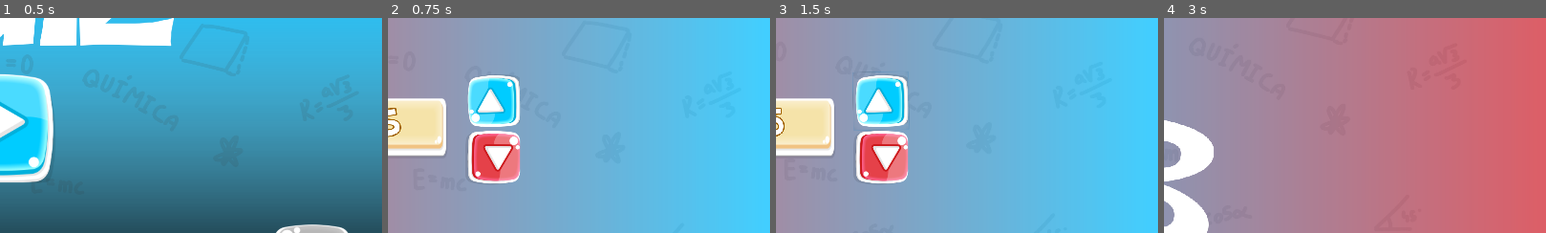
Above: before the commit, frames 1-4 (left to right).
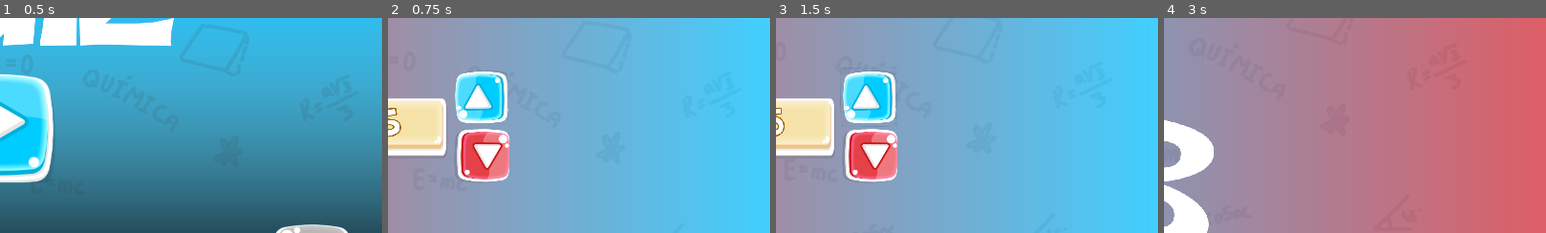
Above: after the commit, the same moments.

Repository: LabirasIFPI/Quiz-SKAR
Game: Godot game, scene res://Cenas/Menu.tscn
Same seed, same stepped clock (60 frames per second), same inputs: the game is played once before the commit and once after it. Sound files missing from this copy of the repository are replaced by a short silence.
Inputs (mouse positions are % of the whole screen's width and height, from its top left; square brackets give the same spot before the commit, where the layout moved):
- Up to frame 1 (0.5 s): no input
- Up to frame 2 (0.75 s): click (50, 50) at 0.5 s
- Up to frame 3 (1.5 s): click (62, 43) [64, 44] at 1.25 s
- Up to frame 4 (3 s): click (62, 57) [64, 57] at 2 s; click "pass" at 2.75 s
The pictures show only the part of the screen within x 50-100%, y 25-75%; the shares and areas given below are measured in that part.

Frame 1 is identical in both runs. In frame 2, 7.1% of the frame differs, in the area x 17-35%, y 24-77%; in frame 3, 7.1%, in the area x 16-35%, y 23-77%; in frame 4, nothing differs.

Commit message:
Está  funcionado 100% pelos botoes do circuito via wifi

Diff:
--- /dev/null
+++ b/Cenas/Importante.tscn
@@ -0,0 +1,5 @@
+[gd_scene format=2]
+
+[node name="Importante" type="Control"]
+anchor_right = 1.0
+anchor_bottom = 1.0
--- a/Cenas/Information.tscn
+++ b/Cenas/Information.tscn
@@ -66,21 +66,23 @@
 [node name="upDownInfo" type="CanvasLayer" parent="."]
 
 [node name="up" type="Button" parent="upDownInfo"]
-margin_left = 1154.69
-margin_top = 549.49
-margin_right = 1301.69
-margin_bottom = 690.49
+margin_left = 1118.84
+margin_top = 394.254
+margin_right = 1266.84
+margin_bottom = 536.254
 rect_rotation = -91.0214
+rect_pivot_offset = Vector2( 74, 71 )
 icon = ExtResource( 7 )
 flat = true
 expand_icon = true
 
 [node name="down" type="Button" parent="upDownInfo"]
-margin_left = 1298.69
-margin_top = 542.49
-margin_right = 1448.69
-margin_bottom = 693.49
+margin_left = 1120.84
+margin_top = 537.254
+margin_right = 1270.84
+margin_bottom = 687.254
 rect_rotation = 90.649
+rect_pivot_offset = Vector2( 75, 75 )
 icon = ExtResource( 4 )
 flat = true
 expand_icon = true
--- a/Cenas/QuizMain.tscn
+++ b/Cenas/QuizMain.tscn
@@ -33,6 +33,12 @@
 outline_size = 3
 outline_color = Color( 0, 0, 0, 1 )
 font_data = ExtResource( 4 )
+
+[sub_resource type="DynamicFont" id=11]
+size = 48
+outline_size = 2
+outline_color = Color( 0, 0, 0, 1 )
+font_data = ExtResource( 2 )
 
 [sub_resource type="DynamicFont" id=10]
 size = 200
@@ -106,6 +112,15 @@
 custom_fonts/font = SubResource( 9 )
 text = "00:00"
 
+[node name="DebugLabel" type="Label" parent="CanvasLayer"]
+anchor_top = 1.0
+anchor_right = 1.0
+anchor_bottom = 1.0
+margin_left = 88.0
+margin_top = -92.0
+custom_fonts/font = SubResource( 11 )
+text = "aaaaaaaaaaaaaaaaaaaaaaaaaaaaaaaaaaaaaaa"
+
 [node name="next_fortime" type="Timer" parent="."]
 
 [node name="CanvasLayer2" type="CanvasLayer" parent="."]
--- a/Códigos/Information.gd
+++ b/Códigos/Information.gd
@@ -15,16 +15,23 @@
 		_label_info.percent_visible += .006;
 	$upDownInfo/inf.text = str(global.maxPoints)
 
+	$upDownInfo/down.rect_scale = $upDownInfo/down.rect_scale.move_toward(Vector2(1.0, 1.0), 0.05)
+	$upDownInfo/up.rect_scale = $upDownInfo/up.rect_scale.move_toward(Vector2(1.0, 1.0), 0.05)
+
 
 func _on_pass_pressed():
 	get_tree().change_scene("res://Cenas/Aviso.tscn")
 
 ## Adiciona um valor à barra
 func _on_up_pressed():
+	$upDownInfo/up.rect_scale.x = rand_range(0.75, 0.90);
+	$upDownInfo/up.rect_scale.y = rand_range(0.75, 0.90);
 	if global.maxPoints < 20:
 		global.maxPoints += 1;
 
 ## Retira um valor da barra
 func _on_down_pressed():
+	$upDownInfo/down.rect_scale.x = rand_range(0.75, 0.90);
+	$upDownInfo/down.rect_scale.y = rand_range(0.75, 0.90);
 	if global.maxPoints > 5:
 		global.maxPoints -= 1;
--- a/Códigos/QuizMain.gd
+++ b/Códigos/QuizMain.gd
@@ -60,8 +60,11 @@
 
 func _ready() -> void:
 	# Direciona os sinais > saber que alguem apertou
-	WebSocket.connect("azul", self, "someoneIn")
-	WebSocket.connect("vermelho", self, "someoneIn")
+	WebSocket.connect("azul", self, "blueIn")
+	WebSocket.connect("vermelho", self, "redIn")
+
+	# Muda o "modo" de atuação do esp32 para "modo QUIZ"
+	WebSocket._writeWebsocket("MUDAR\n")
 
 	# Temporariamente vamos deixar esse código aqui para pedir ajuda pra Godot
 	var saveFile = JSON.to_string()
@@ -89,7 +92,7 @@
 
 ## Função do loop principal do jogo.
 func _process(delta: float) -> void:
-	print("global.resposta: ", global.resposta)
+	$CanvasLayer/DebugLabel.text = "global.resposta: " + str(global.resposta)
 	# Atualizar interface:
 	updateTimeLabel()
 	updateScoresLabels()
@@ -98,6 +101,7 @@
 	if global.temJogadorNaVez():
 		global.resposta = detectarComando();
 		if global.resposta != -1:
+			print("A resposta escolhida foi: ", global.resposta)
 			$TLPR.stop();
 			if checarResposta(global.resposta):
 				global.playSound("right");
@@ -115,8 +119,8 @@
 				$next_fortime.start(2)
 				print("Errrouuu");
 			global.jogadorAtual = -1;
-	else:
 		global.resposta = -1;
+		global.comando = -1;
 
 	# Detectar fim de jogo:
 	if global.pontos[0] == global.maxPoints or global.pontos[1] == global.maxPoints:
@@ -238,12 +242,14 @@
 #Futuramente será quem enviar o sinal via wu-fi primero, por isso não foi colocado uma condiçao
 #de "impedimento" (esp ja tem) ==> @WILLDO
 func input_signal_players():
+	return
 	var _comandos = ["JogadorAzul", "JogadorVermelho"];
 	var _comandosEsp = ["B1", "B2"];
 	for i in range(len(_comandos)):
 		# Capturar ação do ESP
-		if global.getButtonPressed(_comandosEsp[i]):
-			_atual += i + 1;
+		# Não está sendo usado.
+#		if global.getButtonPressed(_comandosEsp[i]):
+#			_atual += i + 1;
 
 		# Capturar ação do teclado
 		if Input.is_action_just_pressed(_comandos[i]):
@@ -260,10 +266,24 @@
 		# Aconteceu de ninguém apertar, ou dos dois apertarem no mesmo instante.
 		pass
 
-func someoneIn():
+func blueIn():
+	print("Botão azul pressionado.")
+	if global.temJogadorNaVez():
+		print("Já havia jogador na vez.")
+		return
 	colorProgress = 0.0;
+	global.definirJogadorAtual(0)
 	$TLPR.start(10)
-		#retirar
+	audio.startClock()
+
+func redIn():
+	print("Botão vermelho pressionado.")
+	if global.temJogadorNaVez():
+		print("Já havia jogador na vez.")
+		return
+	colorProgress = 0.0;
+	global.definirJogadorAtual(1)
+	$TLPR.start(10)
 	audio.startClock()
 
 
@@ -289,7 +309,7 @@
 
 ## Detecta os comandos das alternativas e retorna  o indice selecionado.
 func detectarComando():
-#	return global.comando
+	return global.comando
 	#@TODO: mudar pelos sinais
 	var comandos = ["A", "B", "C"]
 	for i in range(len(comandos)):
--- a/Códigos/WebSocket.gd
+++ b/Códigos/WebSocket.gd
@@ -53,12 +53,9 @@
 	var command = txt.split(' ')
 	# Avaliação das mensagens recebidas (ada botão emite um sinal diferente)
 	if command[0] == "B1":
-		global.jogadorAtual = 0
 		emit_signal("azul");
 
 	if command[0] == "B2":
-		global.jogadorAtual = 1
-		print("saiu :(")
 		emit_signal("vermelho");
 
 	if command[0] == "A":
Not shown: 1 places in Cenas/QuizMain.tscn that only renumber resources
